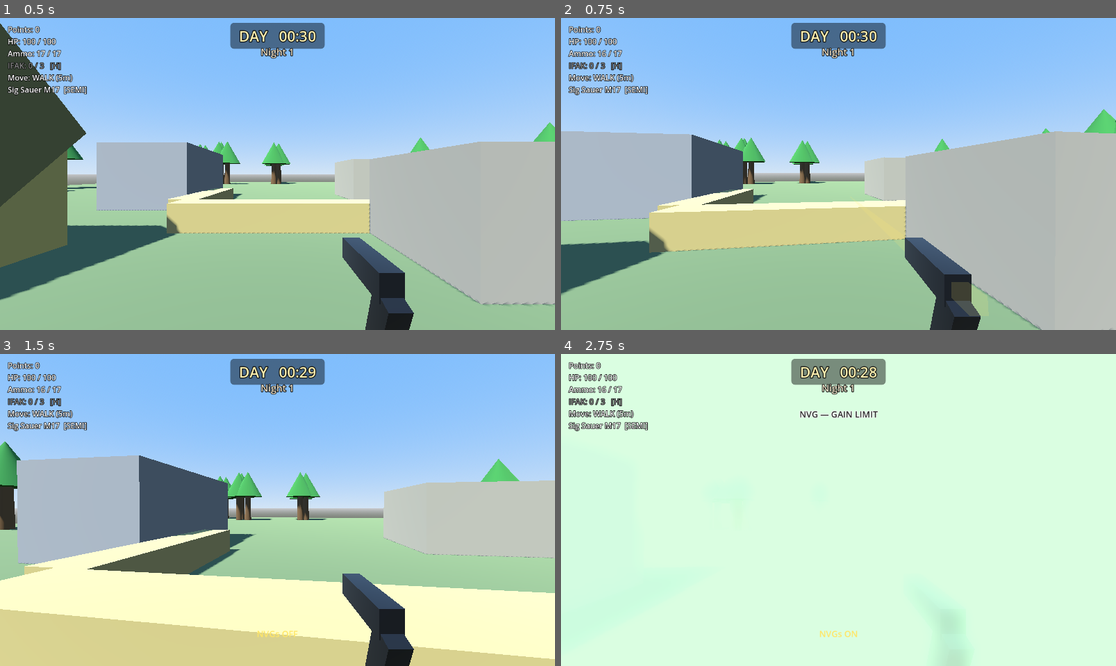
Above: before the commit, frames 1-4 (two rows, left to right).
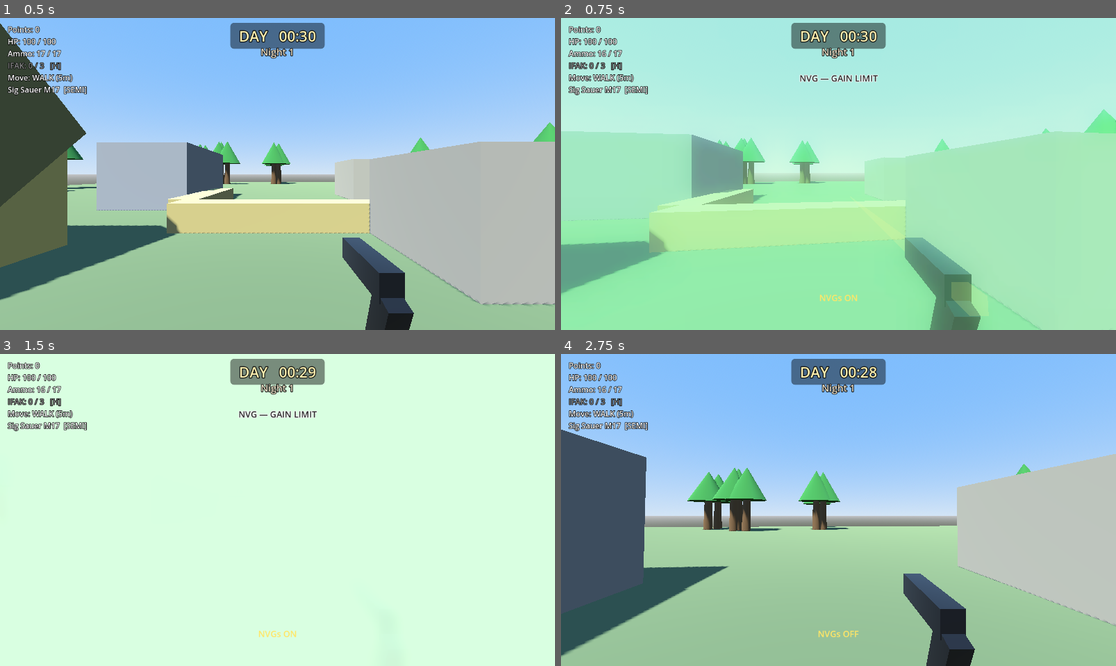
Above: after the commit, the same moments.

Repository: aepibailey/Zombie-Game
Game: Godot game, scene res://scenes/Main.tscn
The game is run twice, just before and just after one commit, with the same random seed, the same clock (stepped at 60 frames per second) and the same inputs.
Inputs (mouse positions are in pixels of both pictures, inside the frame that each line leads up to):
- Up to frame 1 (0.5 s): no input
- Up to frame 2 (0.75 s): tap Enter at 0.5 s; move the mouse to (866, 174) at 0.52 s; hold W from 0.53 s (still down); tap N (nvg_toggle, bound only after the commit) at 0.6 s; click (866, 174) at 0.67 s
- Up to frame 3 (1.5 s): keep holding W; tap Space at 0.77 s; tap G at 0.8, 1.35 s; move the mouse to (249, 510) at 1.27 s
- Up to frame 4 (2.75 s): keep holding W; tap Space at 1.52 s; tap N (nvg_toggle, bound only after the commit) at 1.55 s; move the mouse to (849, 503) at 2.02 s; hold E (interact) from 2.03 s (still down); tap G at 2.3 s

Frame 1 is identical in both runs. In frame 2, 97% of the frame differs, in the area x 0-100%, y 0-100%; in frame 3, 99%; in frame 4, 99%.

Commit message:
Area-damage audit fixes; move NVG to N, bind grenade equip to G
Audit fixes (see PATROL_BASE_ZERO_V2_SPEC.md for the full findings):

- AreaDamageSystem._spawn_dot_zone() clamps tick_interval to 0.05s. A
  profile authored with 0 never advanced `elapsed` and became a permanent
  damage zone. White phosphorus is the first consumer of this path.
- Player.is_alive(), the liveness convention AreaDamageSystem already
  guards for. Without it the player was absent from every blast's kill
  tally. hp > 0 does NOT work here: take_damage() respawns synchronously
  at 0 HP, so a naive HP test reads true either side of the killing blow.
  Uses a one-frame death latch set in _respawn() and cleared deferred.
- AreaDamageProfile.duration documents that it repeats at ONE origin, so
  it models a WP burn zone, not a mortar barrage. A 120mm mission is N
  detonate() calls at N scattered origins scheduled by the caller.
- frag_grenade.tres's obstacle_damage_mult note was written against the
  old 4000 HP monolithic sandbag wall. Sections are 200 HP now, so 0.25
  means ~8 grenades to breach one section, not a rounding error. Value
  kept, reasoning corrected.

Everything else in the audit passed unchanged: no faction filtering,
FALLEN and ENTANGLED zombies are valid targets (C-wire deliberately
excluded from the LOS mask, the ditch shell deliberately in it),
multi-point LOS exposure works, and per-section sandbag damage already
worked because panels join the "sandbags" group directly.

Keybinds:

- NVG toggle moves G -> N via a new `nvg_toggle` input-map action.
- G is now `equip_grenade` in the input map (handler lands with the
  equip state itself).
- Both are actions, not keycodes, so they stay remappable.
- N conflicted with KEY_FINISH_NIGHT on the all-clear prompt. Resolved by
  ordering rather than re-lettering: _unhandled_input() now checks the
  modal prompt first and marks the event handled, so Y/N keeps its
  yes/no mnemonic and NVGs get N the rest of the time.

Co-Authored-By: Claude Opus 5 <noreply@anthropic.com>
Claude-Session: https://claude.ai/code/session_01GYUJQnPzi923Fa9UGz9bkd

Diff:
--- a/project.godot
+++ b/project.godot
@@ -31,6 +31,14 @@
 "deadzone": 0.5,
 "events": [Object(InputEventKey,"resource_local_to_scene":false,"resource_name":"","device":-1,"window_id":0,"alt_press …(191 unchanged characters)…
 }
+nvg_toggle={
+"deadzone": 0.5,
+"events": [Object(InputEventKey,"resource_local_to_scene":false,"resource_name":"","device":-1,"window_id":0,"alt_pressed":false,"shift_pressed":false,"ctrl_pressed":false,"meta_pressed":false,"pressed":false,"keycode":0,"physical_keycode":78,"key_label":0,"unicode":0,"location":0,"echo":false,"script":null)]
+}
+equip_grenade={
+"deadzone": 0.5,
+"events": [Object(InputEventKey,"resource_local_to_scene":false,"resource_name":"","device":-1,"window_id":0,"alt_pressed":false,"shift_pressed":false,"ctrl_pressed":false,"meta_pressed":false,"pressed":false,"keycode":0,"physical_keycode":71,"key_label":0,"unicode":0,"location":0,"echo":false,"script":null)]
+}
 
 [physics]
 
--- a/resources/frag_grenade.tres
+++ b/resources/frag_grenade.tres
@@ -2,10 +2,18 @@
 
 ; Hand grenade — the first consumer of the shared area-damage system.
 ;
-; obstacle_damage_mult is 0.25 deliberately: 110 damage against a 4000 HP
-; sandbag section is already a rounding error, and frag is anti-personnel,
-; not a breaching charge. It should visibly mark a wall, not threaten it.
-; The 120mm mortar is where a high obstacle multiplier belongs.
+; obstacle_damage_mult is 0.25 deliberately: frag is anti-personnel, not a
+; breaching charge. It should visibly mark a wall, not threaten it. The 120mm
+; mortar is where a high obstacle multiplier belongs.
+;
+; WHAT 0.25 ACTUALLY COSTS NOW: sandbags were re-cut into 5 sections of 200 HP
+; each (was one 4000 HP wall), so a point-blank grenade lands 110 * 0.25 = 27.5
+; on a section — about 14% of it, or ~8 grenades to breach one 2m section. That
+; is NOT the rounding error the original note here claimed; the comment was
+; written against the old 4000 HP wall and was stale, not the value. 0.25 is
+; kept as-is because ~8 grenades per section still reads as "marks it, doesn't
+; breach it", but it is now a real cost and worth re-checking if section
+; health changes again.
 ;
 ; blocked_damage_mult 0.0 = intact cover is total protection, which is what
 ; makes sandbags tactically meaningful against grenades.
--- a/scripts/AreaDamageProfile.gd
+++ b/scripts/AreaDamageProfile.gd
@@ -54,7 +54,15 @@
 ## > 0.0 = damage-over-time zone: `max_damage` becomes damage PER TICK and is
 ## applied every `tick_interval` for `duration` seconds. Implemented but not
 ## yet used by anything — white phosphorus is the intended first consumer.
+##
+## NOT THE MORTAR. Every tick lands at the SAME origin, so this models a
+## persistent burn zone (WP), not a barrage. A 120mm mission is N separate
+## detonate() calls at N scattered origins, scheduled by the mortar itself —
+## the delay before the first round and the spread between impacts are the
+## caller's, because a profile describes ONE burst. Setting `duration` on a
+## mortar profile would produce a pillar of fire at one point instead.
 @export var duration: float = 0.0
+## Clamped to a 0.05s floor by AreaDamageSystem — 0 would never terminate.
 @export var tick_interval: float = 0.5
 
 # --- Presentation ----------------------------------------------------------
--- a/scripts/AreaDamageSystem.gd
+++ b/scripts/AreaDamageSystem.gd
@@ -234,10 +234,15 @@
 	if debug_log:
 		print("[AREADMG] DoT zone '%s' at (%.1f, %.1f, %.1f) for %.1fs every %.2fs"
 			% [profile.id, origin.x, origin.y, origin.z, profile.duration, profile.tick_interval])
+	# Clamped: a profile authored with tick_interval 0 would never advance
+	# `elapsed` and would burn forever. create_timer(0) still yields a frame,
+	# so it wouldn't hard-hang — it would just quietly become a permanent
+	# damage zone, which is worse to diagnose than a crash.
+	var tick: float = maxf(0.05, profile.tick_interval)
 	var elapsed := 0.0
 	while elapsed < profile.duration and is_instance_valid(zone):
 		_apply_once(origin, profile, facing, source_name)
-		await get_tree().create_timer(profile.tick_interval).timeout
-		elapsed += profile.tick_interval
+		await get_tree().create_timer(tick).timeout
+		elapsed += tick
 	if is_instance_valid(zone):
 		zone.queue_free()
--- a/scripts/Main.gd
+++ b/scripts/Main.gd
@@ -39,12 +39,24 @@
 var _type_walker: ZombieType = preload("res://resources/zombie_walker.tres")
 var _type_leaper: ZombieType = preload("res://resources/zombie_leaper.tres")
 
-# All-clear prompt keybinds (shown on the prompt).
+# All-clear prompt keybinds (shown on the prompt). Deliberately kept as raw
+# keycodes rather than input-map actions: they are a modal yes/no answer that
+# only exists while the prompt is up, not a rebindable game control.
+#
+# N NOW DOUBLE-BOOKS. It answers "finish the night" here AND, since the NVG
+# toggle moved off G, it is the global nvg_toggle bind. The prompt wins while
+# it is visible — see _unhandled_input(), which checks the prompt FIRST and
+# marks the event handled. Y/N is kept rather than re-lettering "finish the
+# night" to something free, because yes/no IS the mnemonic and a prompt
+# answered with Y and, say, F reads worse than one gated by visibility.
 const KEY_SKIP_TO_DAY := KEY_Y
 const KEY_FINISH_NIGHT := KEY_N
 
-# Night-vision toggle (v1: always-on, no battery — PROJECT_SPEC.md "NVGs").
-const KEY_NVG_TOGGLE := KEY_G
+## Night-vision toggle (v1: always-on, no battery — PROJECT_SPEC.md "NVGs").
+## Moved from G to N; G is now the grenade equip toggle. Both live in the
+## input map (project.godot `[input]`) so they stay remappable — this is the
+## action NAME, not a keycode, and nothing here assumes which key it is.
+const ACTION_NVG_TOGGLE := "nvg_toggle"
 
 # Debug: show distance to every zombie within footstep-audible range.
 const KEY_DEBUG_AUDIO := KEY_F3
@@ -820,7 +832,21 @@
 func _unhandled_input(event: InputEvent) -> void:
 	if not (event is InputEventKey and event.pressed and not event.echo):
 		return
-	if event.keycode == KEY_NVG_TOGGLE:
+	# MODAL FIRST. The all-clear prompt owns Y/N while it is visible, and N is
+	# also the global NVG bind — without this ordering the NVG toggle would
+	# swallow "finish the night" and the prompt would look broken. Handled
+	# events stop here so nothing downstream sees the answer either.
+	if _hud and _hud.all_clear_visible():
+		if event.keycode == KEY_SKIP_TO_DAY:
+			_hud.hide_all_clear()
+			GameManager.force_phase(GameManager.Phase.DAY)
+			get_viewport().set_input_as_handled()
+			return
+		elif event.keycode == KEY_FINISH_NIGHT:
+			_hud.hide_all_clear()
+			get_viewport().set_input_as_handled()
+			return
+	if event.is_action_pressed(ACTION_NVG_TOGGLE):
 		_toggle_nvg()
 		return
 	if event.keycode == KEY_DEBUG_AUDIO:
@@ -838,12 +864,6 @@
 		_hud.show_message("DEBUG BLAST — %d actors, %d killed, %d structures" % [
 			r.get("actors", 0), r.get("killed", 0), r.get("structures", 0)])
 		return
-	if _hud and _hud.all_clear_visible():
-		if event.keycode == KEY_SKIP_TO_DAY:
-			_hud.hide_all_clear()
-			GameManager.force_phase(GameManager.Phase.DAY)
-		elif event.keycode == KEY_FINISH_NIGHT:
-			_hud.hide_all_clear()
 
 # --- Zombie bookkeeping ---------------------------------------------------
 func _prune_zombies() -> void:
--- a/scripts/Player.gd
+++ b/scripts/Player.gd
@@ -174,6 +174,10 @@
 var ads_active := false
 
 var hp := MAX_HP
+## True only for the remainder of the frame in which the player died. The
+## player respawns instantly, so this is the only window in which a death is
+## observable at all — see is_alive().
+var _died_this_frame := false
 
 # Weapon state. `ammo`/`reserve` mirror the CURRENT weapon. Loaded magazines
 # live here per weapon; RESERVE ammo is owned by the AmmoManager autoload.
@@ -1377,6 +1381,21 @@
 func take_area_damage(amount: int, origin: Vector3) -> void:
 	take_damage(amount, origin)
 
+## AreaDamageSystem's optional liveness convention, same as Zombie.is_alive().
+##
+## Without this the player was silently absent from every blast's `killed`
+## tally: _apply_once() guards on has_method("is_alive"), so killing yourself
+## with your own grenade reported 0 kills.
+##
+## `hp > 0` would NOT have worked. The player has no persistent dead state —
+## take_damage() calls _respawn() synchronously at 0 HP, which restores full
+## HP before take_area_damage() even returns — so a naive HP test reads true
+## both before and after the killing blow and still never counts. Hence the
+## latch below: _respawn() sets it, and it clears deferred, i.e. after every
+## same-frame consumer (the blast loop is synchronous) has sampled it.
+func is_alive() -> bool:
+	return not _died_this_frame
+
 ## Line-of-sight sample points for a blast: feet / chest / head. Uses the live
 ## head height so crouching behind sandbags genuinely reduces exposure.
 func area_damage_points() -> Array:
@@ -1403,6 +1422,11 @@
 		_respawn()
 
 func _respawn() -> void:
+	# One-frame death latch for is_alive() — see its docstring. Set before
+	# anything else so a same-frame observer (AreaDamageSystem's kill tally)
+	# sees the death that the immediate HP restore below would otherwise hide.
+	_died_this_frame = true
+	_clear_death_latch.call_deferred()
 	# Dying with the store open must not soft-lock: force it shut (which
 	# restores control and mouse capture) before the normal death flow.
 	died_while_busy.emit()
@@ -1413,6 +1437,9 @@
 	global_position = _spawn_point
 	velocity = Vector3.ZERO
 	health_changed.emit(hp, MAX_HP)
+
+func _clear_death_latch() -> void:
+	_died_this_frame = false
 
 # --- Attachment pipeline --------------------------------------------------
 ## Fit a suppressor to a specific weapon (defaults to the equipped one).
Not shown, changed: README.md
